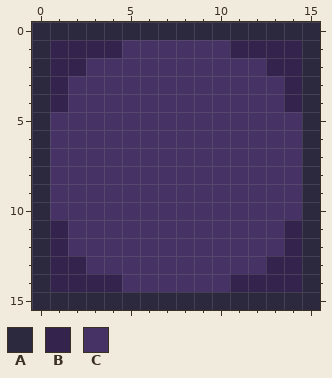
Two states of a pixel-art file, art/bottomless_worm_bottom.aseprite. The picture above was drawn from the file before the commit.
16x16 pixels, 1 frame.
Palette (. is transparent): A #2c293f  B #33234d  C #463265
Pixels before, first column x 0:
 0 AAAAAAAAAAAAAAAA
 1 ABBBBCCCCCCBBBBA
 2 ABBCCCCCCCCCCBBA
 3 ABCCCCCCCCCCCCBA
 4 ABCCCCCCCCCCCCBA
 5 ACCCCCCCCCCCCCCA
 6 ACCCCCCCCCCCCCCA
 7 ACCCCCCCCCCCCCCA
 8 ACCCCCCCCCCCCCCA
 9 ACCCCCCCCCCCCCCA
10 ACCCCCCCCCCCCCCA
11 ABCCCCCCCCCCCCBA
12 ABCCCCCCCCCCCCBA
13 ABBCCCCCCCCCCBBA
14 ABBBBCCCCCCBBBBA
15 AAAAAAAAAAAAAAAA
And afterwards:
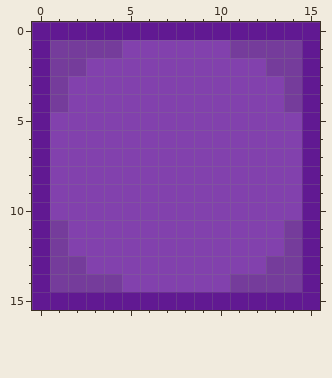
From old to new:
Colour A changes from #2c293f to #611992.
Colour B changes from #33234d to #753c9b.
Colour C changes from #463265 to #8241ad.
Changed places in both pictures, as pixel boxes (x1, y1, x2, y2):
changed: (32, 22, 320, 310)
